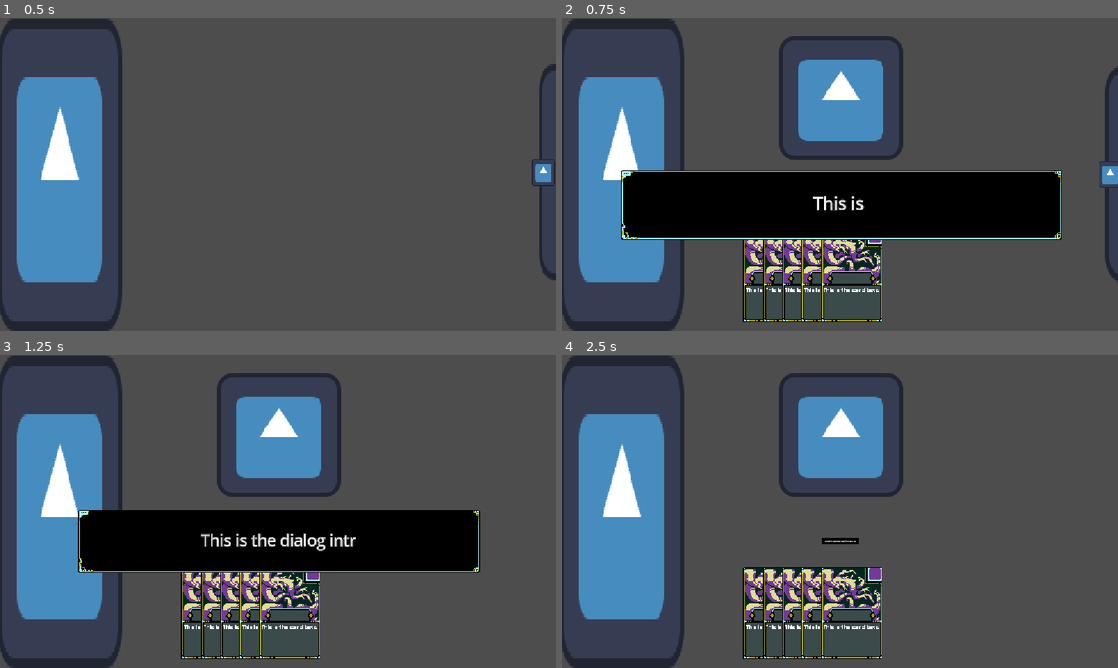
Above: before the commit, frames 1-4 (two rows, left to right).
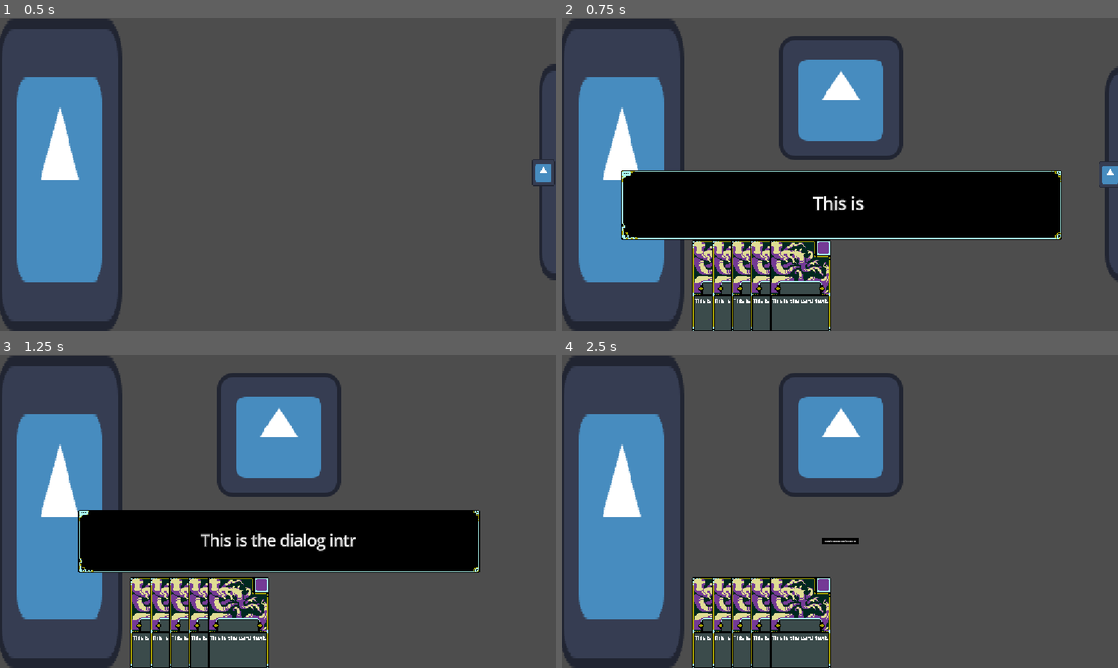
Above: after the commit, the same moments.

Repository: uGustaHd/CafeGJProject
Game: Godot game, scene res://Scenes/main.tscn
Two runs of this game, one before a commit and one after it. Both use one fixed random seed, a clock stepped at 60 frames per second and the inputs below. The engine's default icon, where the game draws it, is replaced by a stand-in: a white triangle on a blue panel in a dark square.
Inputs (mouse positions are in pixels of both pictures, inside the frame that each line leads up to):
- Up to frame 1 (0.5 s): no input
- Up to frame 2 (0.75 s): click (1106, 171) at 0.5 s
- Up to frame 3 (1.25 s): no input
- Up to frame 4 (2.5 s): tap Enter (ui_accept) at 1.25, 1.52, 2.27 s; hold Right (ui_right) 1.28-2.03 s; hold Down (ui_down) from 2.03 s (still down)

Frame 1 is identical in both runs. In frame 2, 5.8% of the frame differs, in the area x 23-58%, y 70-100%; in frame 3, 6.1%; in frame 4, 6.6%, in the area x 23-58%, y 67-100%.

Commit message:
Hand separation now adjusts

Diff:
--- a/Scenes/main.tscn
+++ b/Scenes/main.tscn
@@ -11,7 +11,9 @@
 [ext_resource type="Script" uid="uid://s6dr7vh7p3y4" path="res://Scenes/slide_kill_panel.gd" id="8_344ge"]
 [ext_resource type="Script" uid="uid://bwitx55fsfv7t" path="res://card system/piles/hand_holder.gd" id="8_fdnlq"]
 [ext_resource type="Script" uid="uid://dlfe3an8hufm5" path="res://card system/piles/banished_holder.gd" id="9_jkdf5"]
+[ext_resource type="Script" uid="uid://ftxj5put3ip1" path="res://card system/misc/hand_ui.gd" id="9_wsu2k"]
 [ext_resource type="Script" uid="uid://yusxetxubyr5" path="res://Scenes/joy_anguish_meters.gd" id="9_ynf5e"]
+[ext_resource type="Script" uid="uid://dig3q1bbujkox" path="res://card system/misc/hand_hbox.gd" id="10_k12tt"]
 [ext_resource type="Script" uid="uid://cavfpuefel5gx" path="res://card system/piles/discard_holder.gd" id="10_wsu2k"]
 
 [node name="Main" type="Node2D"]
@@ -43,13 +45,21 @@
 [node name="HandHolder" type="Node2D" parent="CardManager"]
 script = ExtResource("8_fdnlq")
 
-[node name="HandUI" type="HBoxContainer" parent="CardManager/HandHolder"]
-offset_left = 188.0
-offset_top = 219.0
-offset_right = 188.0
-offset_bottom = 219.0
-theme_override_constants/separation = 20
-alignment = 1
+[node name="HandUI" type="Control" parent="CardManager/HandHolder"]
+layout_mode = 3
+offset_left = 135.0
+offset_top = 230.0
+offset_right = 500.0
+offset_bottom = 330.0
+script = ExtResource("9_wsu2k")
+
+[node name="HandHBox" type="HBoxContainer" parent="CardManager/HandHolder/HandUI"]
+layout_mode = 1
+anchors_preset = -1
+offset_right = 648.0
+offset_bottom = 95.0
+theme_override_constants/separation = 72
+script = ExtResource("10_k12tt")
 
 [node name="BanishedHolder" type="Node2D" parent="CardManager"]
 script = ExtResource("9_jkdf5")
@@ -161,5 +171,7 @@
 texture_progress = ExtResource("7_6bp64")
 tint_progress = Color(0.97480863, 0, 0.069732405, 1)
 
+[connection signal="child_entered_tree" from="CardManager/HandHolder/HandUI/HandHBox" to="CardManager/HandHolder/HandUI/HandHBox" method="_on_child_entered_tree"]
+[connection signal="child_exiting_tree" from="CardManager/HandHolder/HandUI/HandHBox" to="CardManager/HandHolder/HandUI/HandHBox" method="_on_child_exiting_tree"]
 [connection signal="pressed" from="UIControl/SlideKillPanel/ArrowButton" to="UIControl/SlideKillPanel" method="_on_arrow_button_pressed"]
 [connection signal="pressed" from="UIControl/SlideKillPanel/KillButton" to="CustomerManager" method="_on_kill_button_pressed"]
--- /dev/null
+++ b/card system/misc/hand_hbox.gd
@@ -0,0 +1,17 @@
+extends HBoxContainer
+
+
+var max_separation : int = 100
+
+
+func adjust_separation():
+	var new_seperation : int = max_separation / get_child_count()
+	add_theme_constant_override("separation", new_seperation)
+	print_debug("hand separation adjusted")
+
+
+func _on_child_entered_tree(node: Node) -> void:
+	adjust_separation()
+
+func _on_child_exiting_tree(node: Node) -> void:
+	adjust_separation()
--- /dev/null
+++ b/card system/misc/hand_ui.gd
@@ -0,0 +1 @@
+extends Control
--- a/card system/piles/hand_holder.gd
+++ b/card system/piles/hand_holder.gd
@@ -3,6 +3,7 @@
 
 @onready var CardGeneric = preload("res://card system/card_generic.tscn")
 @onready var HandUI = $HandUI
+@onready var HBox = $HandUI/HandHBox
 
 # Adds card to held_pile and spawns in card ui
 func add_card_to_hand(added_card : Card):
@@ -12,4 +13,4 @@
 func spawn_card_ui(spawned_card):
 	var new_card_ui = CardGeneric.instantiate()
 	new_card_ui.initialize_card(spawned_card)
-	HandUI.add_child(new_card_ui)
+	HBox.add_child(new_card_ui)
Not shown: 1 places in Scenes/main.tscn that only renumber resources
Not shown, added: card system/misc/hand_hbox.gd.uid
Not shown, added: card system/misc/hand_ui.gd.uid
